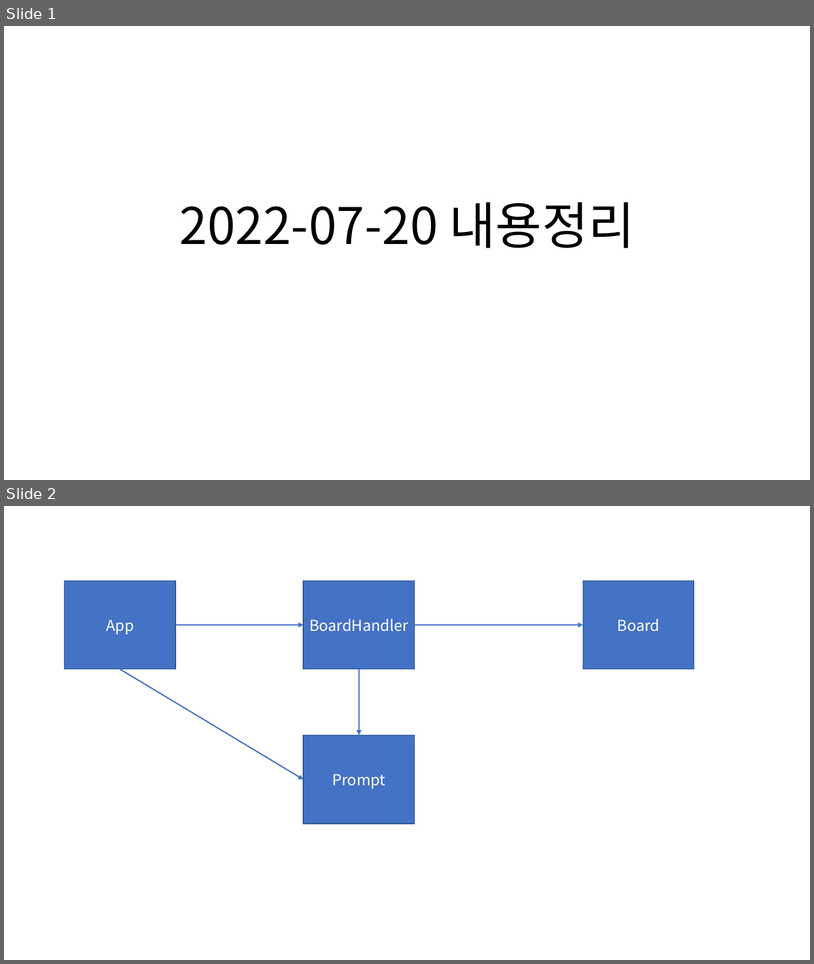
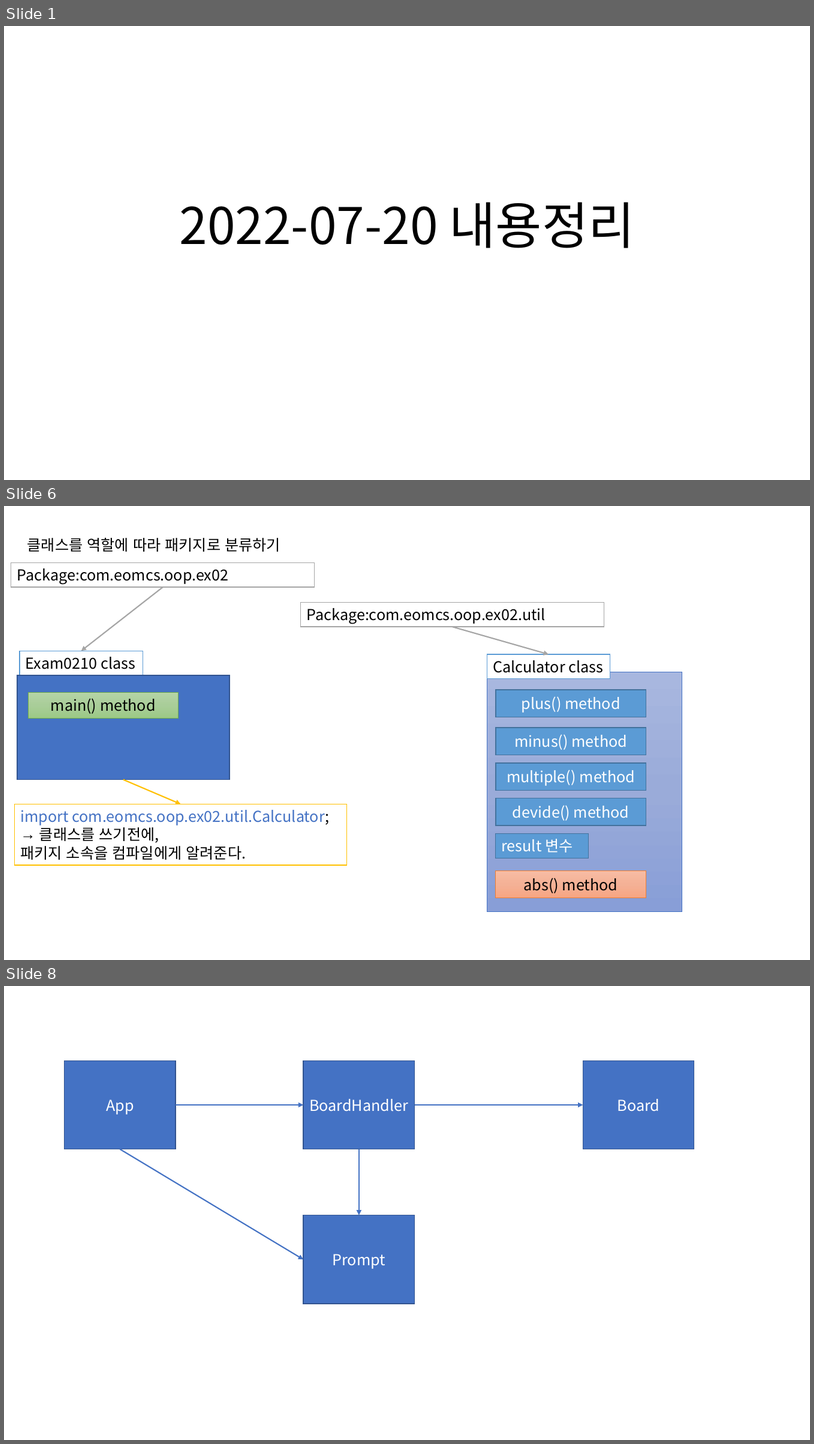
Before and after one commit to Dingadung/2022-study-workspace, a slide deck: study-note/자바/2022-07-20 내용정리.pptx. Shown one above the other, each under a label of ours: slides 1 and 2 before the commit, slides 1, 6 and 8 after it; the slides between them are not shown. The pictures are 814x964 and 814x1444 pixels, drawn with LibreOffice and Linux fonts; fonts in the diff are those of the drawing. Boxes give left, top, right and bottom in pixels: in the first picture for what was removed or moved away, otherwise in the second. Text is boxed around its words. In the diff, an @@ line names an element or a change of style, - is before the commit and + after.

```diff
--- a/study-note/자바/2022-07-20 내용정리.pptx
+++ b/study-note/자바/2022-07-20 내용정리.pptx
@@ slide 6 added at (x1=4, y1=506, x2=810, y2=960), background #FFFFFF @@
@@ text added at (x1=27, y1=538, x2=281, y2=552), 18 pt, text #000000 @@
+클래스를 역할에 따라 패키지로 분류하기
@@ rectangle added at (x1=11, y1=563, x2=315, y2=587), fill #FFFFFF, outline #A5A5A5 1 pt, 18 pt, text #000000 @@
+Package:com.eomcs.oop.ex02
@@ arrow added from (163, 587) to (81, 651), #A5A5A5 1.5 pt @@
@@ rectangle added at (x1=301, y1=602, x2=605, y2=627), fill #FFFFFF, outline #A5A5A5 1 pt, 18 pt, text #000000 @@
+Package:com.eomcs.oop.ex02.util
@@ arrow added from (453, 627) to (549, 654), #A5A5A5 1.5 pt @@
@@ rectangle added at (x1=20, y1=651, x2=143, y2=675), fill #FFFFFF, outline #5B9BD5 1 pt, 18 pt, text #000000 @@
+Exam0210 class
@@ rectangle added at (x1=488, y1=654, x2=611, y2=678), fill #FFFFFF, outline #5B9BD5 1 pt, 18 pt, text #000000 @@
+Calculator class
@@ rectangle added at (x1=17, y1=675, x2=230, y2=780), fill #4472C4, outline #325491 1 pt @@
@@ rectangle added at (x1=488, y1=672, x2=683, y2=912), fill gradient #A8B7DF to #9AABD9 to #889ED7, outline #4472C4 0.5 pt @@
@@ rectangle added at (x1=28, y1=693, x2=179, y2=718), fill gradient #B5D5A7 to #AACE9A to #9CC987, outline #70AD47 0.5 pt, 18 pt, text #000000 @@
+main() method
@@ rectangle added at (x1=496, y1=690, x2=647, y2=717), fill #5B9BD5, outline #43739E 1 pt, 18 pt, text #FFFFFF @@
+plus() method
@@ rectangle added at (x1=496, y1=727, x2=647, y2=754), fill #5B9BD5, outline #43739E 1 pt, 18 pt, text #FFFFFF @@
+minus() method
@@ rectangle added at (x1=496, y1=763, x2=647, y2=790), fill #5B9BD5, outline #43739E 1 pt, 18 pt, text #FFFFFF @@
+multiple() method
@@ arrow added from (123, 780) to (180, 804), #FFC000 1.5 pt @@
@@ rectangle added at (x1=14, y1=804, x2=347, y2=865), fill #FFFFFF, outline #FFC000 1 pt, 18 pt, text #4472C4 @@
+import com.eomcs.oop.ex02.util.Calculator;
+→ 클래스를 쓰기전에,
+패키지 소속을 컴파일에게 알려준다.
@@ rectangle added at (x1=496, y1=798, x2=647, y2=825), fill #5B9BD5, outline #43739E 1 pt, 18 pt, text #FFFFFF @@
+devide() method
@@ rectangle added at (x1=496, y1=833, x2=589, y2=858), fill #5B9BD5, outline #43739E 1 pt, 18 pt, text #FFFFFF @@
+result 변수
@@ rectangle added at (x1=496, y1=870, x2=647, y2=897), fill gradient #F7BDA5 to #F5B196 to #F8A582, outline #ED7D31 0.5 pt, 18 pt, text #000000 @@
+abs() method
@@ what was slide 2 is now slide 8 @@
```
Also in this commit, not shown: 5 other slides added, 1 other file.
